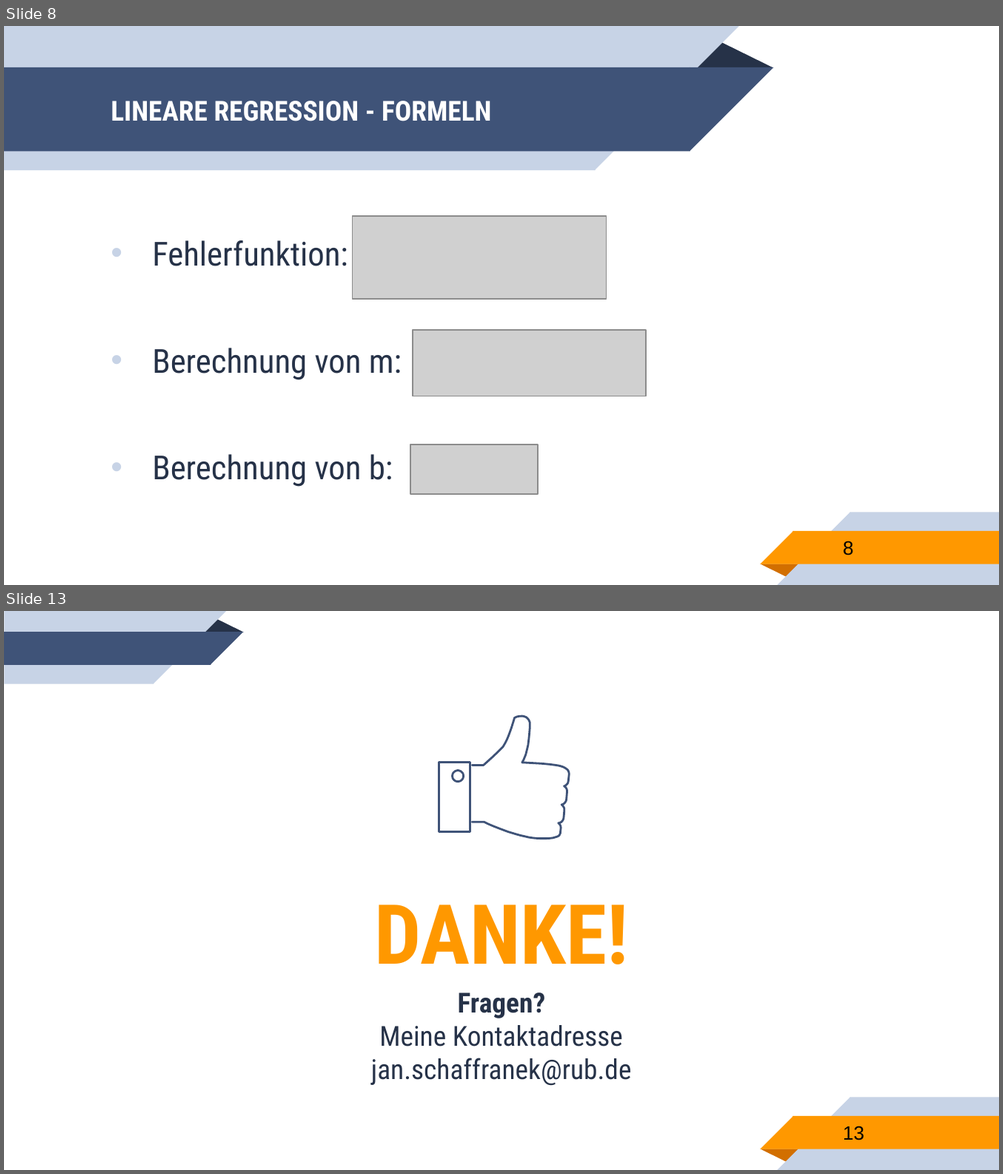
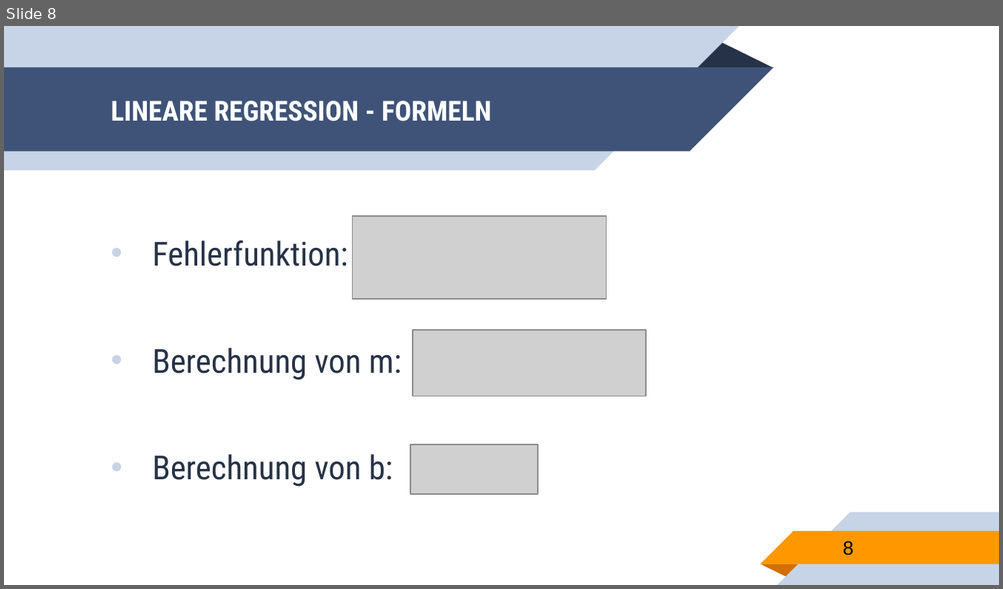
Before and after one commit to franneck94/UdemyML, a slide deck: lectures/SimpleLinearRegression.pptx. Shown one above the other, each under a label of ours: slides 8 and 13 before the commit, slide 8 after it; the slides between them are not shown. The pictures are 1003x1174 and 1003x589 pixels, drawn with LibreOffice and Linux fonts; fonts in the diff are those of the drawing; grey boxes stand for pictures. Boxes give left, top, right and bottom in pixels: in the first picture for what was removed or moved away, otherwise in the second. Text is boxed around its words. In the diff, an @@ line names an element or a change of style, - is before the commit and + after.

```diff
--- a/lectures/SimpleLinearRegression.pptx
+++ b/lectures/SimpleLinearRegression.pptx
@@ slide 13 removed at box(4, 611, 999, 1170), background #FFFFFF; not listed: 5 template elements that a slide beside it also shows @@
@@ group removed at box(4, 611, 244, 684): 2 rectangles, 2 right triangles, 1 triangle @@
@@ freeform shape removed at box(472, 716, 569, 839) @@
@@ freeform shape removed at box(438, 762, 469, 832) @@
@@ title removed at box(374, 905, 629, 965) @@
-DANKE!
@@ subtitle removed at box(371, 993, 632, 1086) @@
-Fragen?
-Meine Kontaktadresse
-jan.schaffranek@rub.de
@@ page number removed at box(842, 1126, 864, 1141) @@
-13
```
Also in this commit, not shown: 1 slide changed, 4 other slides removed, 5 other files.
